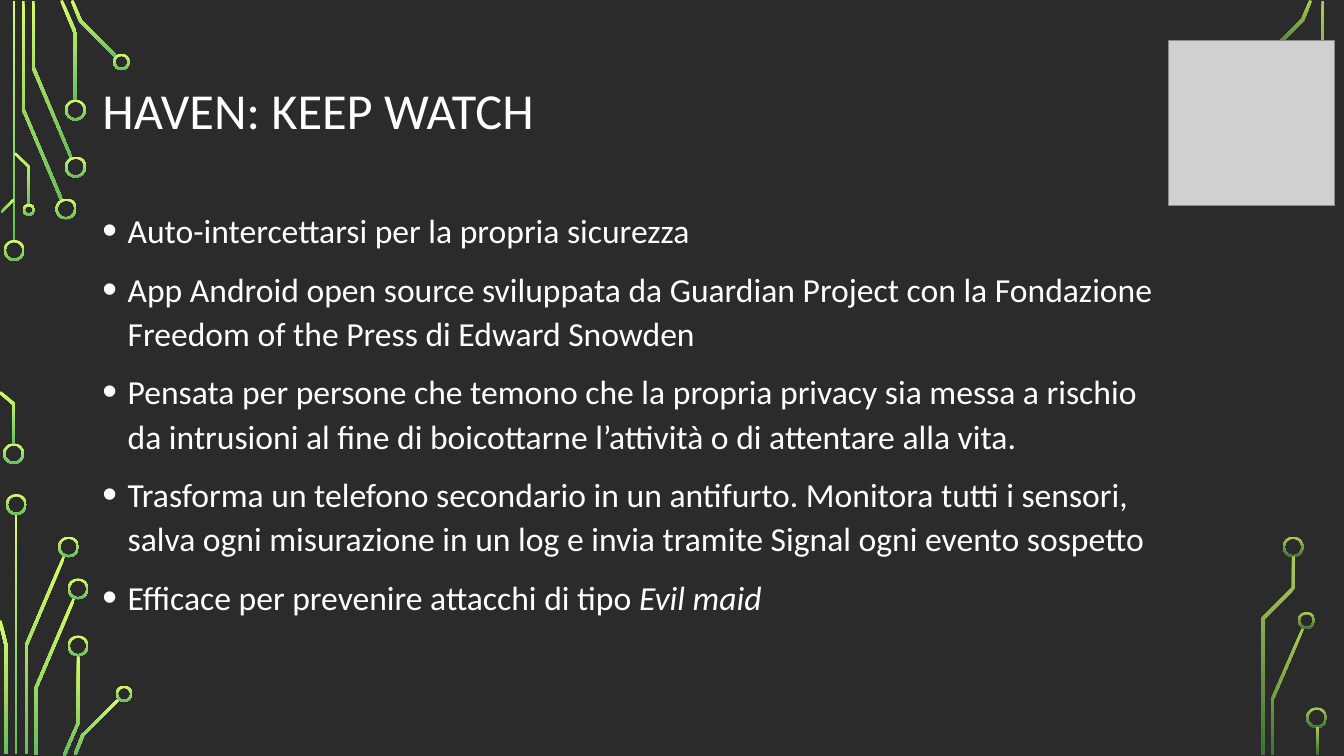
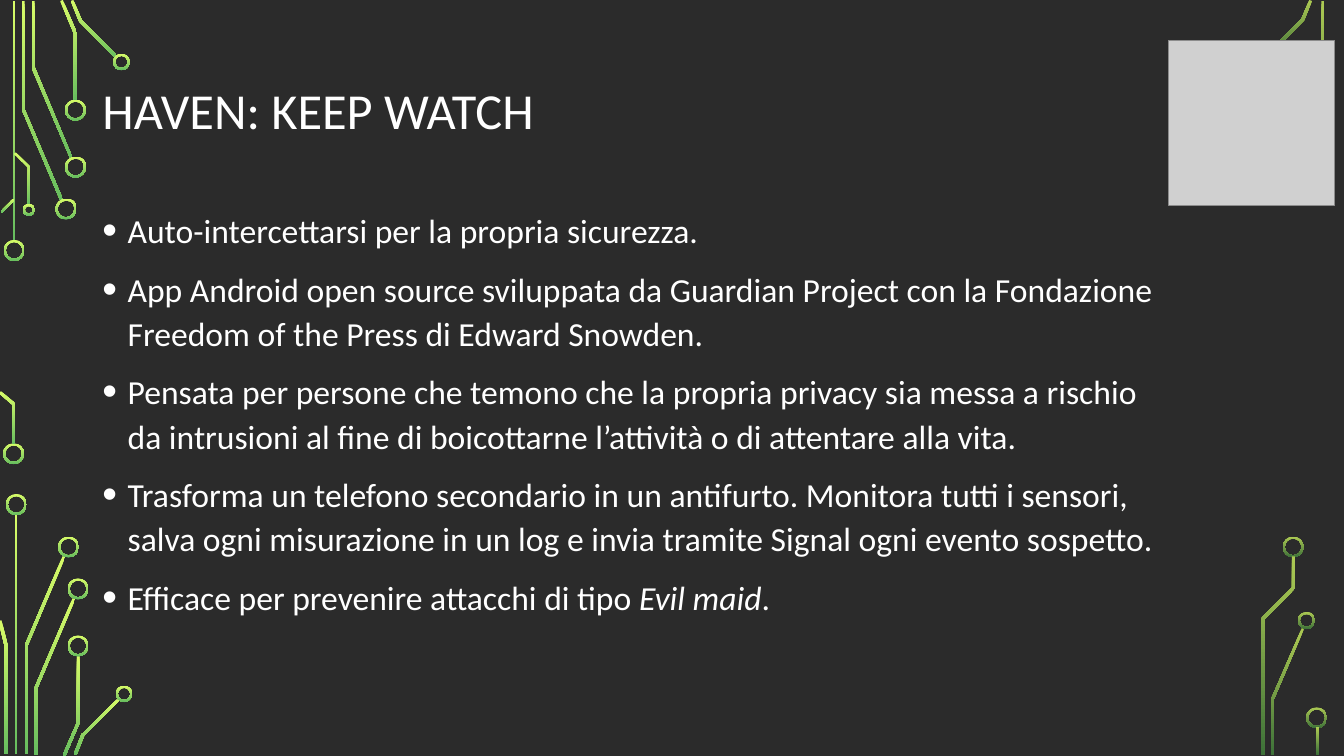
Before and after one commit to vinsan/TesiMagistrale, a slide deck: slide 6 of Le intercettazioni telefoniche in Android.odp. Drawn at 1344x756 pixels with LibreOffice and Linux fonts; fonts in the diff are those of the drawing; grey boxes stand for pictures; background and template pictures are left out; a plain dark background stands for a picture behind light text. Boxes give left, top, right and bottom in pixels: in the first picture for what was removed or moved away, otherwise in the second. Text is boxed around its words. In the diff, an @@ line names an element or a change of style, - is before the commit and + after.

```diff
--- a/Le intercettazioni telefoniche in Android.odp
+++ b/Le intercettazioni telefoniche in Android.odp
@@ text at (x1=128, y1=219, x2=1152, y2=347): text changed @@
-• Auto-intercettarsi per la propria sicurezza
-• App Android open source sviluppata da Guardian Project con la Fondazione Freedom of the Press di Edward Snowden
+• Auto-intercettarsi per la propria sicurezza.
+• App Android open source sviluppata da Guardian Project con la Fondazione Freedom of the Press di Edward Snowden.
@@ text at (x1=128, y1=483, x2=1152, y2=616): text changed @@
-• Trasforma un telefono secondario in un antifurto. Monitora tutti i sensori, salva ogni misurazione in un log e invia tramite Signal ogni evento sospetto
-• Efficace per prevenire attacchi di tipo Evil maid
+• Trasforma un telefono secondario in un antifurto. Monitora tutti i sensori, salva ogni misurazione in un log e invia tramite Signal ogni evento sospetto.
+• Efficace per prevenire attacchi di tipo Evil maid.
```
Also in this commit, not shown: 4 other slides changed.
